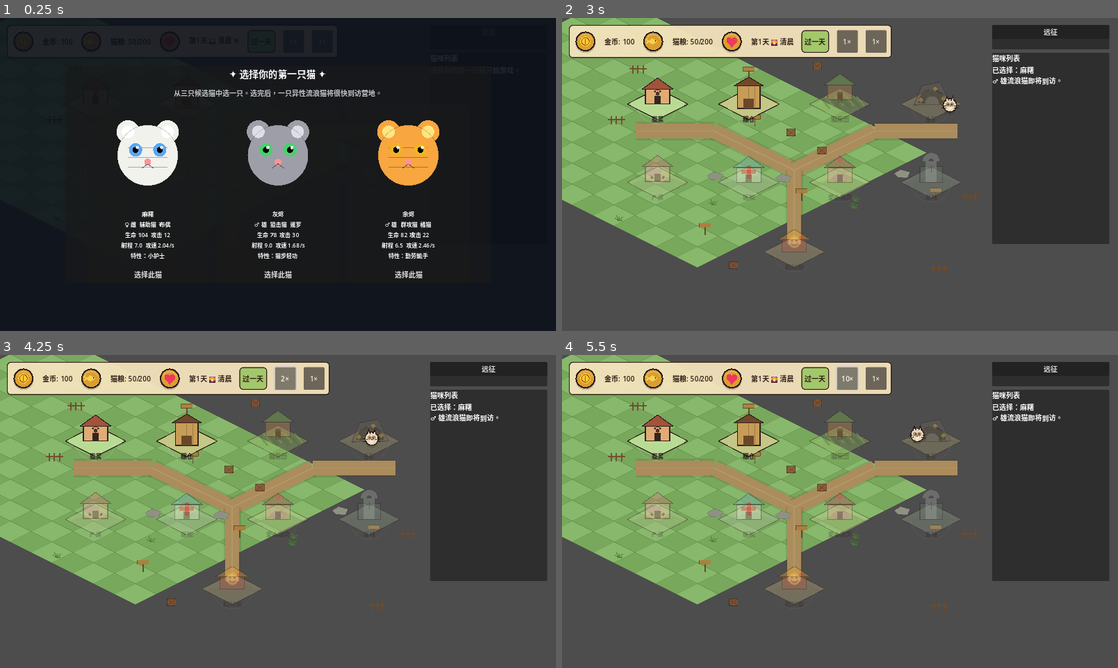
Above: before the commit, frames 1-4 (two rows, left to right).
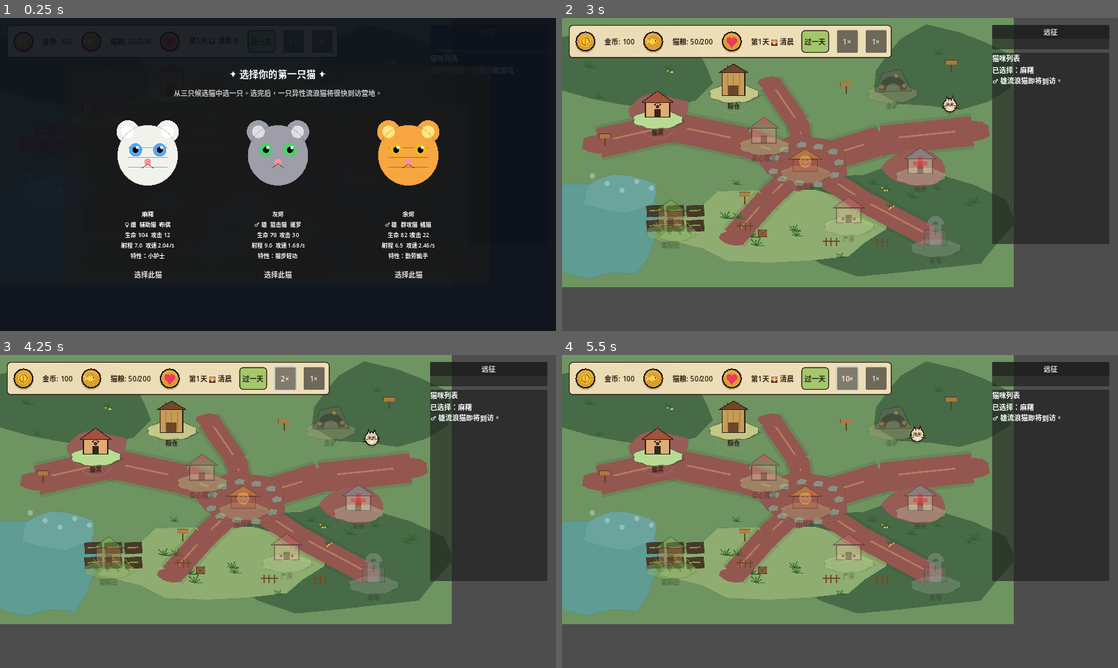
Above: after the commit, the same moments.

Repository: chriszcc1021/superMaomao
Game: Godot game, scene res://scenes/camp/CampScene.tscn
Two runs of this game, one before a commit and one after it. Both use one fixed random seed, a clock stepped at 60 frames per second and the inputs below.
Inputs:
- Up to frame 1 (0.25 s): no input
- Up to frame 2 (3 s): click "过一天" at 0.5 s; click "1×" at 1.25 s; click "1×" at 2 s; click "选择此猫" at 2.75 s
- Up to frame 3 (4.25 s): click "1×" at 3.5 s
- Up to frame 4 (5.5 s): click "2×" at 4.25 s; click "5×" at 5 s

The runs differ from the first frame. In frame 2, 56% of the frame differs, in the area x 0-82%, y 0-86%; in frame 3, 56%; in frame 4, 56%.

Commit message:
art: revise camp perspective

Diff:
--- a/scenes/camp/CampGround.gd
+++ b/scenes/camp/CampGround.gd
@@ -1,83 +1,125 @@
 extends Node2D
 
 @export var area_size: Vector2 = Vector2(1040.0, 620.0)
-@export var tile_width: float = 96.0
-@export var tile_height: float = 48.0
 
-const GRASS_A := Color(0.53, 0.72, 0.42, 1.0)
-const GRASS_B := Color(0.47, 0.66, 0.36, 1.0)
-const PATH := Color(0.67, 0.55, 0.36, 1.0)
-const STONE := Color(0.56, 0.57, 0.51, 1.0)
-const OUTLINE := Color(0.18, 0.22, 0.14, 0.28)
+const GRASS := Color(0.43, 0.58, 0.38, 1.0)
+const GRASS_LIGHT := Color(0.56, 0.68, 0.44, 1.0)
+const GRASS_DARK := Color(0.28, 0.42, 0.28, 1.0)
+const DIRT := Color(0.58, 0.34, 0.31, 1.0)
+const DIRT_LIGHT := Color(0.72, 0.48, 0.39, 1.0)
+const WATER := Color(0.37, 0.61, 0.58, 1.0)
+const STONE := Color(0.55, 0.56, 0.5, 1.0)
+const OUTLINE := Color(0.16, 0.22, 0.14, 0.28)
 
 func _ready() -> void:
 	queue_redraw()
 
 func _draw() -> void:
-	_draw_isometric_tiles()
+	_draw_natural_ground()
+	_draw_water_edge()
 	_draw_paths()
+	_draw_clearings()
+	_draw_farm_plots()
 	_draw_decorations()
 
-func _draw_isometric_tiles() -> void:
-	for y in range(-2, 9):
-		for x in range(-2, 13):
-			var center := Vector2(120.0, 70.0) + Vector2(
-				(float(x - y) * tile_width * 0.5),
-				(float(x + y) * tile_height * 0.5)
-			)
-			if center.x < -80.0 or center.x > area_size.x + 80.0:
-				continue
-			if center.y < -40.0 or center.y > area_size.y + 70.0:
-				continue
-			var color := GRASS_A if (x + y) % 2 == 0 else GRASS_B
-			_draw_diamond(center, tile_width, tile_height, color)
+func _draw_natural_ground() -> void:
+	draw_rect(Rect2(Vector2.ZERO, area_size), GRASS, true)
+	_draw_blob(Vector2(160.0, 110.0), 150.0, GRASS_DARK, 1, 15, Vector2(1.35, 0.65), 0.16)
+	_draw_blob(Vector2(880.0, 120.0), 140.0, GRASS_DARK, 2, 14, Vector2(1.25, 0.72), 0.12)
+	_draw_blob(Vector2(780.0, 470.0), 180.0, GRASS_DARK, 3, 16, Vector2(1.45, 0.75), 0.14)
+	_draw_blob(Vector2(500.0, 485.0), 170.0, GRASS_LIGHT, 4, 15, Vector2(1.55, 0.55), 0.12)
+	for i in 36:
+		var p := Vector2(_rand(i, 10, 45.0, 960.0), _rand(i, 11, 70.0, 575.0))
+		if _is_open_camp_space(p):
+			continue
+		_draw_grass_patch(p, 0.72 + _rand(i, 12, 0.0, 0.45))
+
+func _draw_water_edge() -> void:
+	_draw_blob(Vector2(88.0, 485.0), 132.0, WATER, 20, 18, Vector2(1.2, 0.85), 0.12)
+	_draw_blob(Vector2(132.0, 405.0), 82.0, WATER.lightened(0.08), 21, 14, Vector2(1.05, 0.6), 0.08)
+	for i in 5:
+		var p := Vector2(70.0 + float(i) * 34.0, 360.0 + _rand(i, 22, -16.0, 46.0))
+		draw_circle(p, 6.0, Color(0.7, 0.88, 0.84, 0.5))
 
 func _draw_paths() -> void:
-	_draw_iso_path([Vector2(170, 260), Vector2(350, 260), Vector2(535, 350), Vector2(720, 260), Vector2(910, 260)], 34.0)
-	_draw_iso_path([Vector2(535, 350), Vector2(535, 520)], 32.0)
-	_draw_stepping_stones([Vector2(220, 360), Vector2(360, 360), Vector2(500, 360), Vector2(640, 360), Vector2(780, 360)])
+	_draw_soft_path([Vector2(85, 288), Vector2(255, 250), Vector2(425, 286), Vector2(560, 335), Vector2(735, 282), Vector2(945, 260)], 68.0)
+	_draw_soft_path([Vector2(560, 335), Vector2(472, 418), Vector2(395, 505)], 54.0)
+	_draw_soft_path([Vector2(560, 335), Vector2(690, 420), Vector2(850, 505)], 50.0)
+	_draw_soft_path([Vector2(560, 335), Vector2(545, 245), Vector2(480, 150)], 48.0)
 
-func _draw_iso_path(points: Array[Vector2], width: float) -> void:
+func _draw_soft_path(points: Array[Vector2], width: float) -> void:
 	for i in range(points.size() - 1):
 		var a := points[i]
 		var b := points[i + 1]
-		draw_line(a, b, Color(0.33, 0.24, 0.13, 0.16), width + 8.0)
-		draw_line(a, b, PATH, width)
-		draw_line(a, b, Color(0.88, 0.76, 0.52, 0.2), 3.0)
+		draw_line(a, b, Color(0.24, 0.16, 0.12, 0.12), width + 14.0)
+		draw_line(a, b, DIRT, width)
+		draw_line(a + Vector2(0.0, -3.0), b + Vector2(0.0, -3.0), DIRT_LIGHT, 4.0)
+	for i in points.size():
+		_draw_blob(points[i], width * 0.48, DIRT, 50 + i, 12, Vector2(1.3, 0.7), 0.0)
 
-func _draw_stepping_stones(points: Array[Vector2]) -> void:
-	for i in points.size():
-		var p := points[i] + Vector2(_rand(i, 0, -10.0, 10.0), _rand(i, 1, -8.0, 8.0))
-		var stone := PackedVector2Array([
-			p + Vector2(-18.0, 0.0),
-			p + Vector2(-4.0, -9.0),
-			p + Vector2(18.0, -3.0),
-			p + Vector2(12.0, 10.0),
-			p + Vector2(-10.0, 9.0),
-		])
-		draw_colored_polygon(stone, STONE)
-		_draw_poly_outline(stone, Color(0.24, 0.24, 0.22, 0.35), 1.0)
+func _draw_clearings() -> void:
+	_draw_blob(Vector2(560.0, 335.0), 92.0, DIRT, 70, 18, Vector2(1.05, 0.72), 0.18)
+	_draw_blob(Vector2(220.0, 210.0), 64.0, DIRT.lightened(0.04), 71, 14, Vector2(1.15, 0.62), 0.12)
+	_draw_blob(Vector2(810.0, 345.0), 70.0, DIRT.lightened(0.03), 72, 14, Vector2(1.1, 0.65), 0.12)
+	for i in 11:
+		var angle := TAU * float(i) / 11.0
+		var p := Vector2(560.0, 335.0) + Vector2(cos(angle) * 76.0, sin(angle) * 48.0)
+		_draw_stone(p, i)
+
+func _draw_farm_plots() -> void:
+	for y in 2:
+		for x in 3:
+			var center := Vector2(214.0 + float(x) * 46.0, 444.0 + float(y) * 34.0)
+			var plot := PackedVector2Array([
+				center + Vector2(-20.0, -12.0),
+				center + Vector2(20.0, -14.0),
+				center + Vector2(22.0, 12.0),
+				center + Vector2(-18.0, 14.0),
+			])
+			draw_colored_polygon(plot, Color(0.29, 0.22, 0.17, 1.0))
+			_draw_poly_outline(plot, Color(0.18, 0.12, 0.08, 0.45), 1.0)
+			draw_line(center + Vector2(-13.0, 0.0), center + Vector2(13.0, -2.0), Color(0.46, 0.68, 0.24, 0.9), 3.0)
 
 func _draw_decorations() -> void:
-	for i in 24:
-		var p := Vector2(_rand(i, 2, 95.0, 960.0), _rand(i, 3, 85.0, 580.0))
-		if _is_near_building_band(p):
+	for i in 30:
+		var p := Vector2(_rand(i, 30, 70.0, 970.0), _rand(i, 31, 75.0, 575.0))
+		if _is_open_camp_space(p):
 			continue
-		match i % 4:
+		match i % 5:
 			0:
-				_draw_grass_tuft(p)
+				_draw_grass_patch(p, 1.0)
 			1:
+				_draw_flower_patch(p)
+			2:
 				_draw_crate(p)
-			2:
+			3:
 				_draw_fence(p)
 			_:
 				_draw_signpost(p)
 
-func _draw_grass_tuft(center: Vector2) -> void:
-	for i in 5:
-		var angle := -PI * 0.8 + float(i) * PI * 0.2
-		var len := 10.0 + float(i % 2) * 4.0
-		draw_line(center, center + Vector2(cos(angle), sin(angle)) * len, Color(0.28, 0.5, 0.18, 0.78), 2.0)
+func _draw_grass_patch(center: Vector2, scale_mult: float) -> void:
+	for i in 6:
+		var angle := -PI * 0.9 + float(i) * PI * 0.18
+		var length := (12.0 + float(i % 2) * 5.0) * scale_mult
+		draw_line(center, center + Vector2(cos(angle), sin(angle)) * length, Color(0.19, 0.38, 0.17, 0.84), 2.2 * scale_mult)
+
+func _draw_flower_patch(center: Vector2) -> void:
+	_draw_grass_patch(center, 0.8)
+	for i in 3:
+		var p := center + Vector2(_rand(i, int(center.x), -8.0, 8.0), _rand(i, int(center.y), -7.0, 5.0))
+		draw_circle(p, 2.0, Color(0.95, 0.78, 0.36, 0.9))
+
+func _draw_stone(center: Vector2, index: int) -> void:
+	var p := center + Vector2(_rand(index, 80, -5.0, 5.0), _rand(index, 81, -4.0, 4.0))
+	var stone := PackedVector2Array([
+		p + Vector2(-13.0, 0.0),
+		p + Vector2(-3.0, -7.0),
+		p + Vector2(12.0, -4.0),
+		p + Vector2(9.0, 7.0),
+		p + Vector2(-9.0, 8.0),
+	])
+	draw_colored_polygon(stone, STONE)
+	_draw_poly_outline(stone, Color(0.24, 0.24, 0.22, 0.35), 1.0)
 
 func _draw_crate(center: Vector2) -> void:
 	var rect := Rect2(center + Vector2(-10.0, -8.0), Vector2(20.0, 16.0))
@@ -98,24 +140,24 @@
 	draw_rect(board, Color(0.7, 0.48, 0.24, 0.9), true)
 	draw_rect(board, Color(0.2, 0.12, 0.06, 0.55), false, 1.0)
 
-func _is_near_building_band(p: Vector2) -> bool:
-	if p.y > 135.0 and p.y < 225.0:
+func _is_open_camp_space(p: Vector2) -> bool:
+	if p.distance_to(Vector2(560.0, 335.0)) < 145.0:
 		return true
-	if p.y > 315.0 and p.y < 405.0:
+	if p.y > 170.0 and p.y < 380.0 and p.x > 120.0 and p.x < 940.0:
 		return true
-	if p.distance_to(Vector2(535.0, 520.0)) < 110.0:
+	if p.x < 330.0 and p.y > 400.0:
 		return true
 	return false
 
-func _draw_diamond(center: Vector2, width: float, height: float, color: Color) -> void:
-	var points := PackedVector2Array([
-		center + Vector2(0.0, -height * 0.5),
-		center + Vector2(width * 0.5, 0.0),
-		center + Vector2(0.0, height * 0.5),
-		center + Vector2(-width * 0.5, 0.0),
-	])
+func _draw_blob(center: Vector2, radius: float, color: Color, seed: int, count: int, stretch: Vector2, outline_alpha: float) -> void:
+	var points := PackedVector2Array()
+	for i in count:
+		var angle := TAU * float(i) / float(count)
+		var wobble := 0.82 + _rand(i, seed, 0.0, 0.28)
+		points.append(center + Vector2(cos(angle) * radius * stretch.x * wobble, sin(angle) * radius * stretch.y * wobble))
 	draw_colored_polygon(points, color)
-	_draw_poly_outline(points, OUTLINE, 1.0)
+	if outline_alpha > 0.0:
+		_draw_poly_outline(points, Color(0.14, 0.18, 0.1, outline_alpha), 1.2)
 
 func _draw_poly_outline(points: PackedVector2Array, color: Color, width: float) -> void:
 	for i in points.size():
--- a/scenes/camp/CampScene.gd
+++ b/scenes/camp/CampScene.gd
@@ -25,15 +25,15 @@
 }
 
 const BUILDING_LAYOUT := {
-	"cat_house": Vector2(220, 180),
-	"granary": Vector2(430, 180),
-	"food_farm": Vector2(640, 180),
-	"gold_mine": Vector2(850, 180),
-	"nursery": Vector2(220, 360),
-	"hospital": Vector2(430, 360),
-	"heart_cat_house": Vector2(640, 360),
-	"cemetery": Vector2(850, 360),
-	"fortune_cat": Vector2(535, 520),
+	"cat_house": Vector2(220, 210),
+	"granary": Vector2(395, 150),
+	"food_farm": Vector2(250, 470),
+	"gold_mine": Vector2(760, 150),
+	"nursery": Vector2(660, 455),
+	"hospital": Vector2(825, 340),
+	"heart_cat_house": Vector2(465, 270),
+	"cemetery": Vector2(860, 505),
+	"fortune_cat": Vector2(560, 335),
 }
 
 @onready var _buildings_root: Node2D = $IsometricWorld/Buildings
--- a/scenes/camp/buildings/BuildingPlaceholder.gd
+++ b/scenes/camp/buildings/BuildingPlaceholder.gd
@@ -22,18 +22,20 @@
 
 func _draw_shadow() -> void:
 	var shadow := PackedVector2Array([
-		Vector2(-64.0, 22.0),
-		Vector2(0.0, 48.0),
-		Vector2(68.0, 22.0),
-		Vector2(8.0, 0.0),
-	])
-	draw_colored_polygon(shadow, Color(0.05, 0.04, 0.03, 0.22))
+		Vector2(-58.0, 26.0),
+		Vector2(-22.0, 43.0),
+		Vector2(38.0, 43.0),
+		Vector2(66.0, 28.0),
+		Vector2(18.0, 12.0),
+		Vector2(-38.0, 14.0),
+	])
+	draw_colored_polygon(shadow, Color(0.05, 0.04, 0.03, 0.18))
 
 func _draw_ground(color: Color) -> void:
-	var ground := _diamond(Vector2(0.0, 18.0), block_size.x, block_size.y)
+	var ground := _oval(Vector2(0.0, 24.0), block_size.x * 0.86, block_size.y * 0.62, 22)
 	draw_colored_polygon(ground, color)
-	_draw_poly_outline(ground, OUTLINE, 2.0)
-	draw_arc(Vector2(0.0, 18.0), 46.0, 0.05, PI - 0.05, 20, Color(1.0, 1.0, 1.0, 0.14), 1.4)
+	_draw_poly_outline(ground, Color(0.14, 0.18, 0.11, 0.38), 1.8)
+	draw_arc(Vector2(0.0, 24.0), 44.0, 0.08, PI - 0.08, 20, Color(1.0, 1.0, 1.0, 0.12), 1.2)
 
 func _draw_building(palette: Dictionary) -> void:
 	match building_id:
@@ -176,6 +178,14 @@
 		center + Vector2(-width * 0.5, 0.0),
 	])
 
+func _oval(center: Vector2, width: float, height: float, count: int) -> PackedVector2Array:
+	var points := PackedVector2Array()
+	for i in count:
+		var angle := TAU * float(i) / float(count)
+		var wobble := 0.94 + 0.06 * sin(float(i) * 2.17)
+		points.append(center + Vector2(cos(angle) * width * 0.5 * wobble, sin(angle) * height * 0.5 * wobble))
+	return points
+
 func _palette() -> Dictionary:
 	match building_id:
 		"cat_house":
